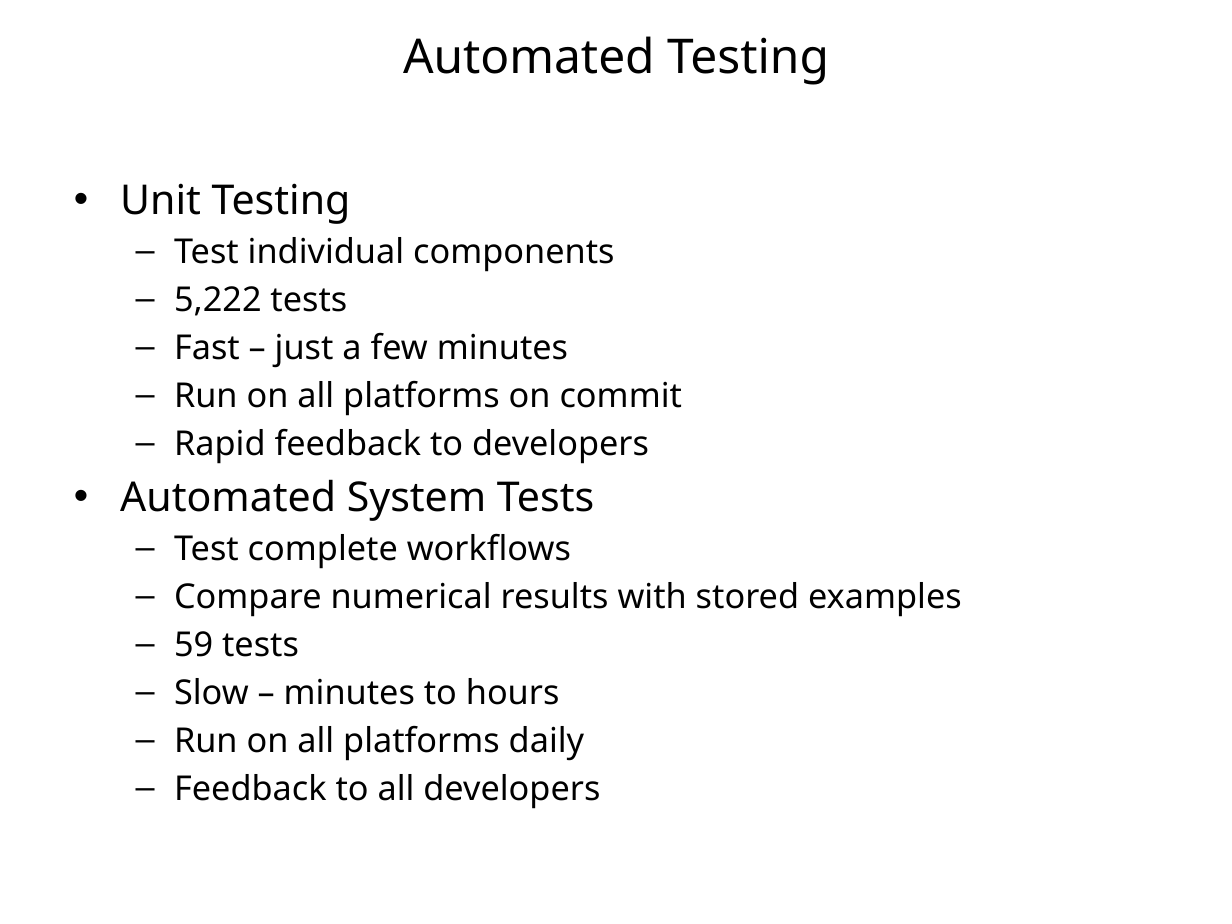
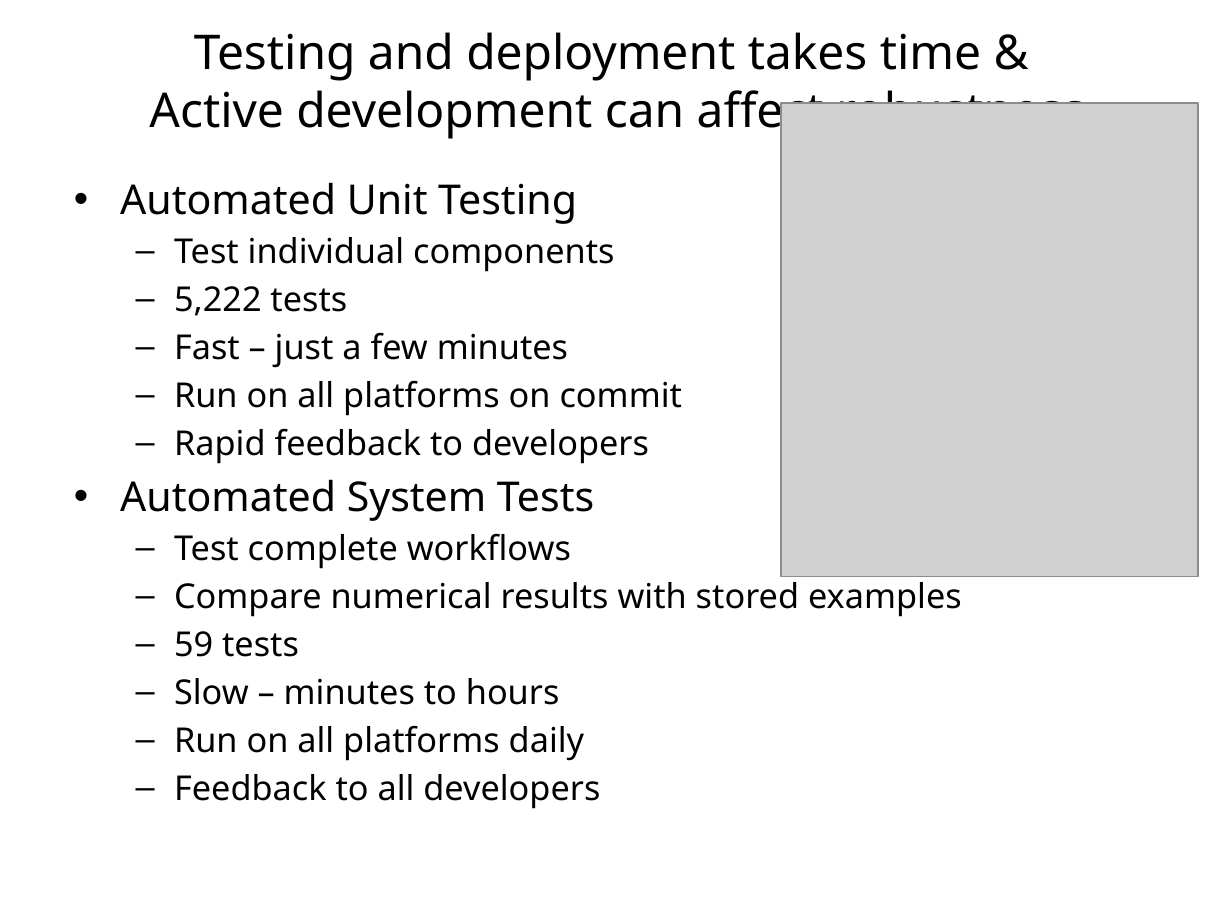
Before and after one commit to mantidproject/documents, a slide deck: slide 13 of Presentations/NOBUGS 2012/Talks/The Mantid Model/The Mantid Model 2012.pptx (slide 17 before the commit). Drawn at 1232x924 pixels with LibreOffice and Linux fonts; fonts in the diff are those of the drawing; grey boxes stand for pictures; background and template pictures are left out. Boxes give left, top, right and bottom in pixels: in the first picture for what was removed or moved away, otherwise in the second. Text is boxed around its words. In the diff, an @@ line names an element or a change of style, - is before the commit and + after.

```diff
--- a/Presentations/NOBUGS 2012/Talks/The Mantid Model/The Mantid Model 2012.pptx
+++ b/Presentations/NOBUGS 2012/Talks/The Mantid Model/The Mantid Model 2012.pptx
@@ title at [149,32,1085,139]: text changed @@
-Automated Testing
+Testing and deployment takes time &
+Active development can affect robustness
@@ picture added at [781,103,1199,577] @@
@@ text at [120,182,577,224]: text changed @@
-• Unit Testing
+• Automated Unit Testing
```
Also in this commit, not shown: 5 other slides changed, 4 slides added, 7 slides removed.
